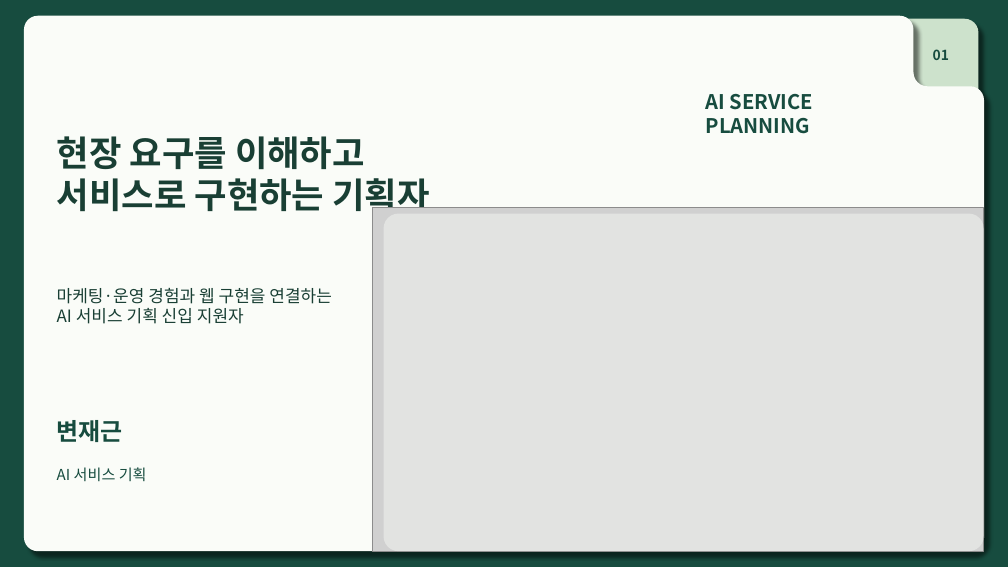
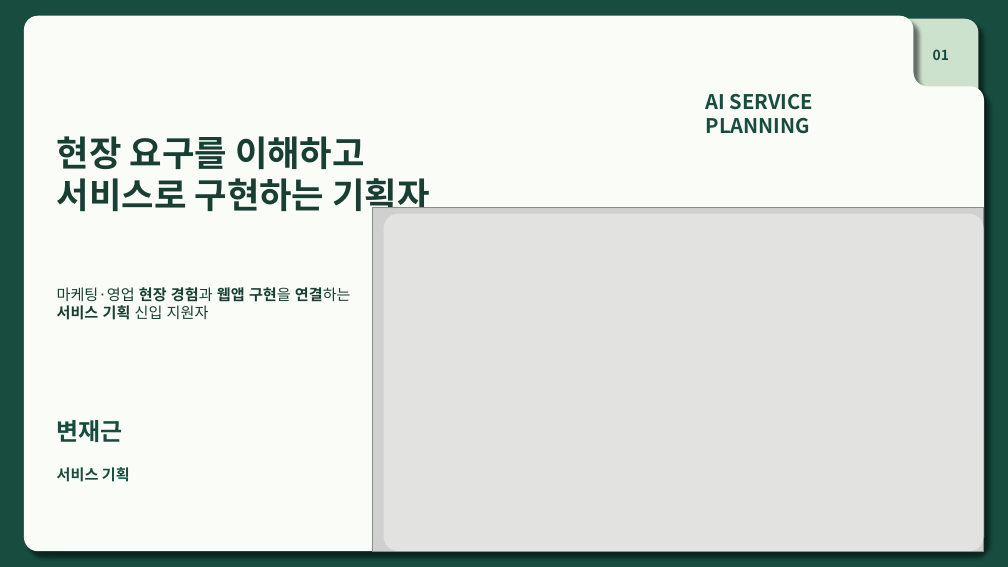
Before and after one commit to Jack-the-Ace/remind, a slide deck: slide 1 of 참고자료/취뽀/포트폴리오_변재근_v3.0.pptx. Drawn at 1008x567 pixels with LibreOffice and Linux fonts; fonts in the diff are those of the drawing; grey boxes stand for pictures. Boxes give left, top, right and bottom in pixels: in the first picture for what was removed or moved away, otherwise in the second. Text is boxed around its words. In the diff, an @@ line names an element or a change of style, - is before the commit and + after.

Commit message:
RedBox기획서 검토 후 제출하기

```diff
--- a/참고자료/취뽀/포트폴리오_변재근_v3.0.pptx
+++ b/참고자료/취뽀/포트폴리오_변재근_v3.0.pptx
@@ text at [57,285,351,320]: text changed; size 20.2 to 18 pt @@
-마케팅·운영 경험과 웹 구현을 연결하는
-AI 서비스 기획 신입 지원자
+마케팅·영업 현장 경험과 웹앱 구현을 연결하는
+서비스 기획 신입 지원자
@@ text at [57,467,130,482]: text changed; bold on @@
-AI 서비스 기획
+서비스 기획
```
Also in this commit, not shown: 10 other slides changed, 29 other files.
